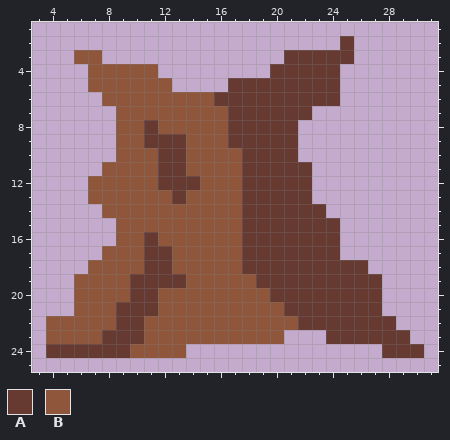
Edited in one commit: pixel-art sprite (unorganisedAssets/Sprite-0003.png). Above: the version before the commit.
The file is 32x32 pixels. Shown: x 3..31, y 1..25.
Palette (. is transparent): A #663931  B #8f563b
Pixels before, first column x 4:
 2 .....................A.....
 3 ..BB.............AAAAA.....
 4 ...BBBBB........AAAAA......
 5 ...BBBBBB....AAAAAAAA......
 6 ....BBBBBBBBAAAAAAAAA......
 7 .....BBBBBBBBAAAAAA........
 8 .....BBABBBBBAAAAA.........
 9 .....BBAAABBBAAAAA.........
10 .....BBBAABBBBAAAA.........
11 ....BBBBAABBBBAAAAA........
12 ...BBBBBAAABBBAAAAA........
13 ...BBBBBBABBBBAAAAA........
14 ....BBBBBBBBBBAAAAAA.......
15 .....BBBBBBBBBAAAAAAA......
16 .....BBABBBBBBAAAAAAA......
17 ....BBBAABBBBBAAAAAAA......
18 ...BBBBAABBBBBAAAAAAAAA....
19 ..BBBBAAAABBBBBAAAAAAAAA...
20 ..BBBBAABBBBBBBBAAAAAAAA...
21 ..BBBAAABBBBBBBBBAAAAAAA...
22 BBBBBAABBBBBBBBBBBAAAAAAA..
23 BBBBAAABBBBBBBBBB...AAAAAA.
24 AAAAAABBBB..............AAA
New version:
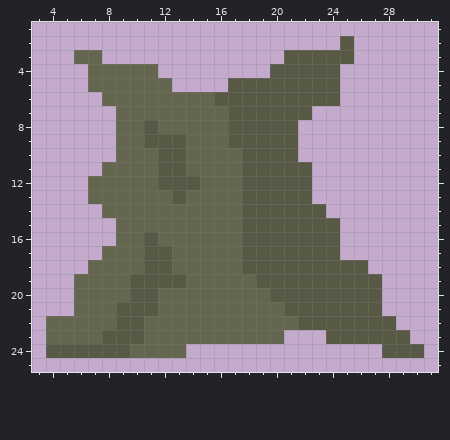
From old to new:
Colour A changes from #663931 to #585945.
Colour B changes from #8f563b to #65664f.
